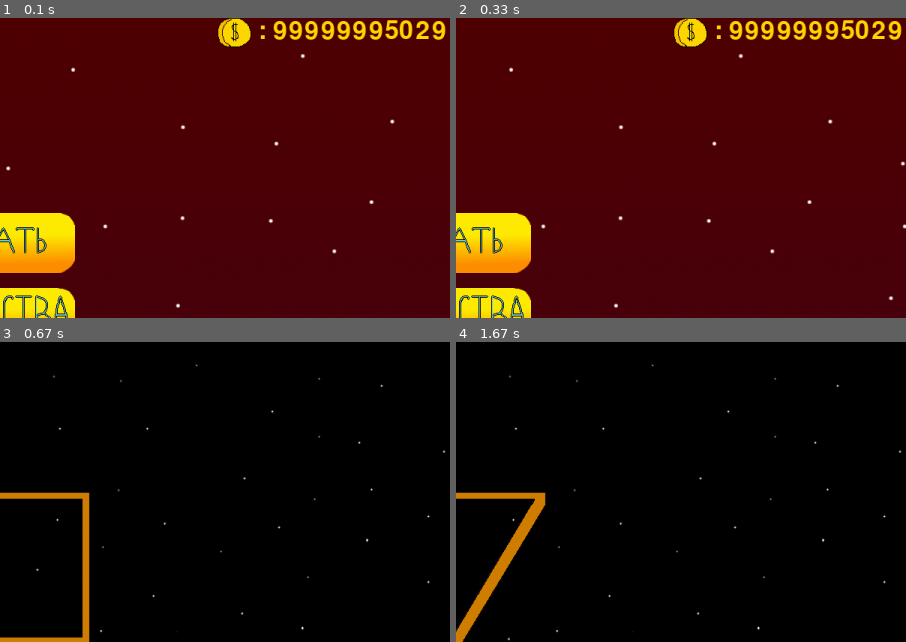
Above: before the commit, frames 1-4 (two rows, left to right).
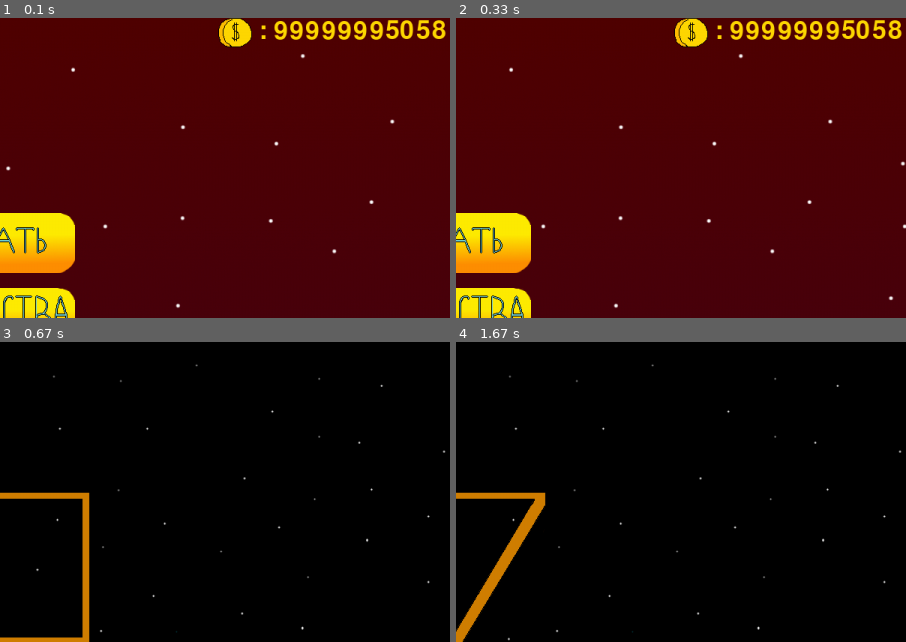
Above: after the commit, the same moments.

Repository: PismerovKir/YandexPygameProject
Game: pygame game, started from Тест прога.py
Two runs of this game, one before a commit and one after it. Both use one fixed random seed, a clock stepped at 60 frames per second and the inputs below.
Inputs (mouse positions are % of the whole screen's width and height, from its top left):
- Up to frame 1 (0.1 s): no input
- Up to frame 2 (0.33 s): no input
- Up to frame 3 (0.67 s): click (50, 38) at 0.38 s
- Up to frame 4 (1.67 s): no input
The pictures show only the part of the screen within x 50-100%, y 0-50%; the shares and areas given below are measured in that part.

The runs differ from the first frame. In frame 1, 1.3% of the frame differs, in the area x 48-100%, y 0-10%; in frame 2, 1.3%; in frame 3, nothing differs; in frame 4, nothing differs.

Commit message:
При столкновении с игроком метеор взрывается (заглушка пока вадим не сделает нормально)

Diff:
--- a/data/gamedata.txt
+++ b/data/gamedata.txt
@@ -1,5 +1,5 @@
 -2
-99999995029
+99999995058
 40
 4
 24
--- a/Тест прога.py
+++ b/Тест прога.py
@@ -73,6 +73,8 @@
 
 meteorhit = pygame.mixer.Sound('data/meteorhit.wav')
 
+meteorbangplayer = pygame.mixer.Sound('data/meteorbangplayer.wav')
+
 
 
 def load_image(name, color_key=None):
@@ -394,7 +396,7 @@
             spaceship.health -= self.damage
             self.damage = 0
             if SOUND:
-                meteorbang.play()
+                meteorbangplayer.play()
             self.image = self.bangimage1
             self.deathCounter = 40
 
Not shown, added: data/meteorbangplayer.wav
